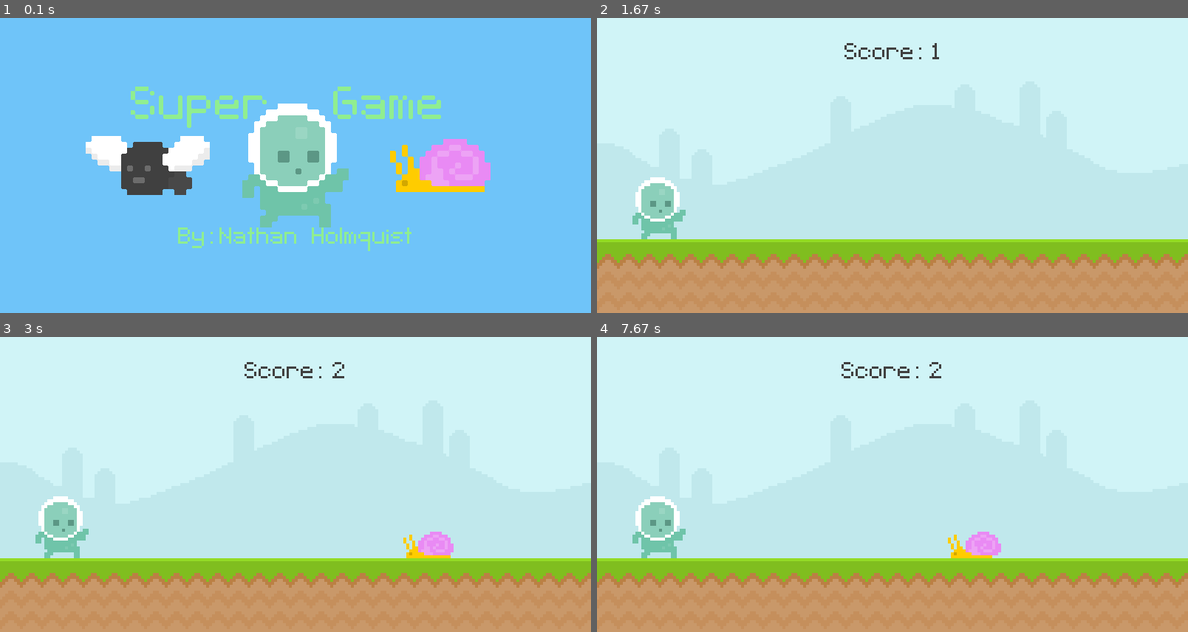
Above: before the commit, frames 1-4 (two rows, left to right).
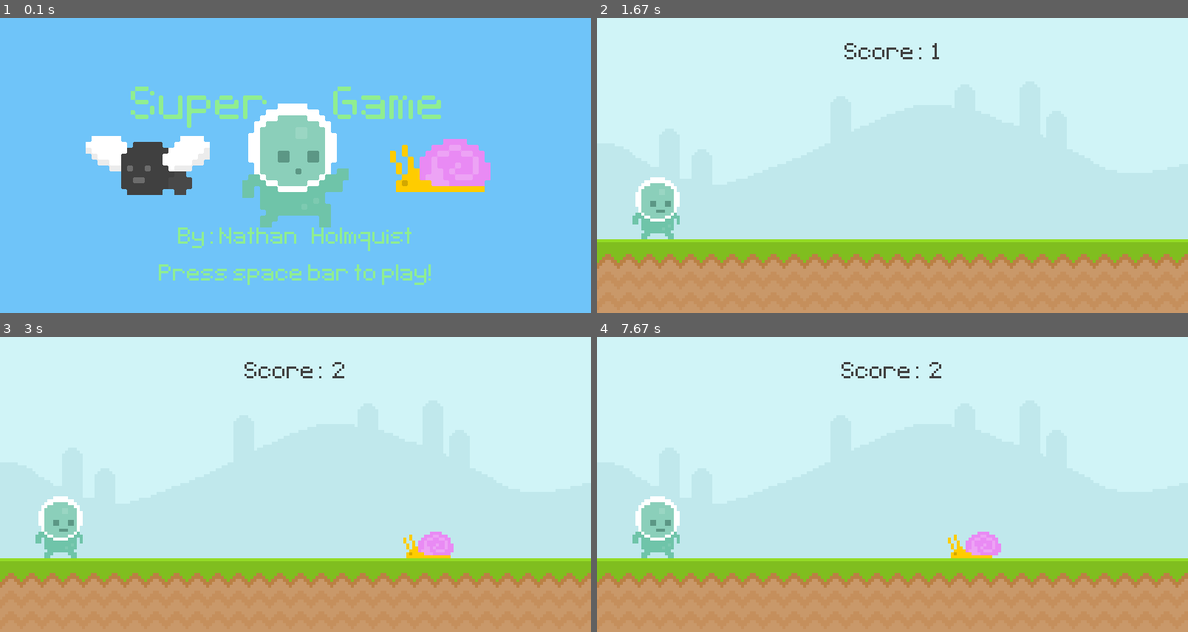
Above: after the commit, the same moments.

Repository: Nathan-Holmquist/PyGame
Game: pygame game, started from game.py
Two runs of this game, one before a commit and one after it. Both use one fixed random seed, a clock stepped at 60 frames per second and the inputs below.
Inputs:
- Up to frame 1 (0.1 s): no input
- Up to frame 2 (1.67 s): tap Space at 0.33 s
- Up to frame 3 (3 s): no input
- Up to frame 4 (7.67 s): tap Space at 3.17, 3.57, 3.87, 4.07, 4.4, 4.7, 4.9, 5.2, 5.47, 5.8, 6.1, 6.23, 6.63, 6.93 s

The runs differ from the first frame. In frame 1, 0.8% of the frame differs, in the area x 26-73%, y 83-91%; in frame 2, 0.1%; in frame 3, 0.1%; in frame 4, 0.1%.

Commit message:
basically finished game

Diff:
--- a/game.py
+++ b/game.py
@@ -1,3 +1,5 @@
+# My best score is 84
+
 import pygame
 from sys import exit
 from random import randint, choice
@@ -14,7 +16,9 @@
 
         self.image = self.player_walk[self.player_index]
         self.rect = self.image.get_rect(midbottom = (80,300))
+
         self.gravity = 0
+
         self.jump_sound = pygame.mixer.Sound('audio\\jump.mp3')
         self.jump_sound.set_volume(0.05)
 
@@ -38,7 +42,7 @@
             self.player_index += 0.1
             if self.player_index >= len(self.player_walk):
                 self.player_index = 0
-            self.player_surf = self.player_walk[int(self.player_index)]
+            self.image = self.player_walk[int(self.player_index)]
 
     def update(self):
         self.player_input()
@@ -79,9 +83,6 @@
         if self.rect.x <= -100:
             self.kill()
 
-
-
-
 def displayScore():
     current_time = (pygame.time.get_ticks() - start_time) // 1000
     score_surf = test_font.render(f'Score:  {current_time}', False, (64,64,64))
@@ -93,19 +94,12 @@
 def enemyMovement(enemy_List):
     if enemy_List:
         for enemy_rect in enemy_List:
-            enemy_rect.x -= enemy_speed
             if enemy_rect.bottom == 300:
                 screen.blit(snail_surf, enemy_rect)
             else:
                 screen.blit(fly_surf, enemy_rect)
         enemy_List = [enemy for enemy in enemy_List if enemy.x > -100]
     return enemy_List
-
-def getCollisions(player, enemy_list):
-    if enemy_list:
-        for enemy_rect in enemy_list:
-            if player.colliderect(enemy_rect): return True
-    return False
 
 def getCollideSprites():
     if pygame.sprite.spritecollide(player.sprite, enemy_group, False):
@@ -146,8 +140,6 @@
 bg_music.set_volume(0.05)
 bg_music.play(loops = -1)
 
-
-
 player_gravity = 0
 player = pygame.sprite.GroupSingle()
 player.add(Player())
@@ -253,6 +245,9 @@
 
         # Opening Screen
 
+        play_again_title = test_font.render("Press space bar to play!", True, ('lightgreen'))
+        play_again_title_rect = play_again_title.get_rect(center = (400,350))
+
         game_title = test_font.render("Super       Game", False, ('lightgreen'))
         game_title = pygame.transform.scale2x(game_title)
         game_hitbox = game_title.get_rect(center = (390,125))
@@ -285,7 +280,7 @@
             screen.blit(score_num, score_num_rect)
 
             screen.blit(play_again_text, play_again_rect)
-            enemy_hitbox_list = []
+            enemy_hitbox_list.clear()
 
         else:
             screen.fill((111,196,249))
@@ -294,6 +289,7 @@
             screen.blit(title_player, title_player_hitbox)
             screen.blit(title_fly, title_fly_hitbox)
             screen.blit(title_snail, title_snail_hitbox)
+            screen.blit(play_again_title, play_again_title_rect)
 
 
 
